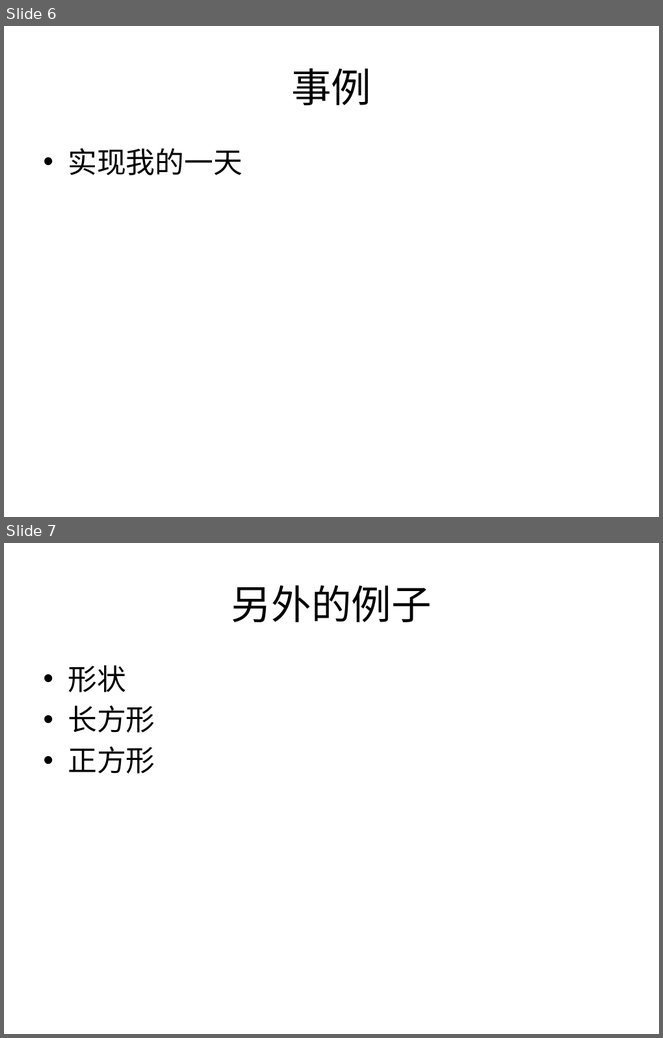
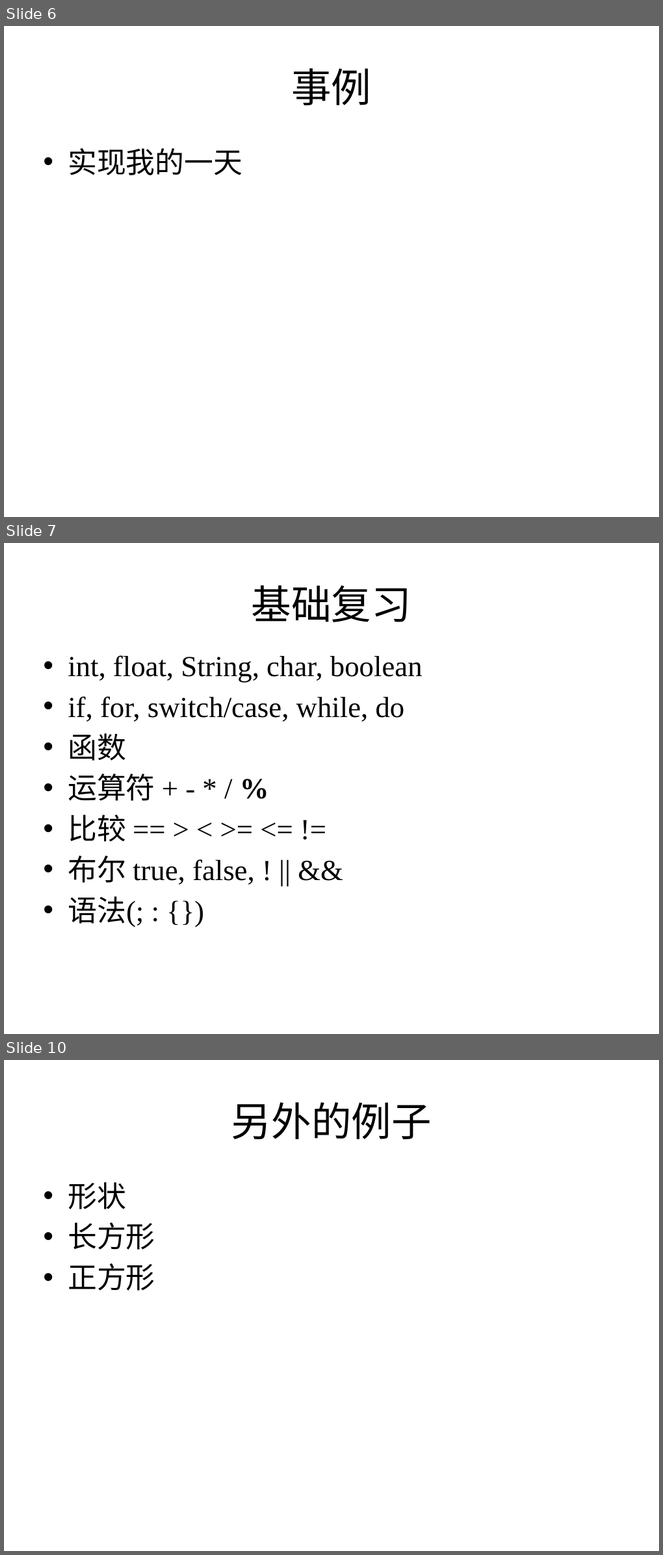
Before and after one commit to zhutao2015/JavaCourse, a slide deck: lesson2/object.pptx. Shown one above the other, each under a label of ours: slides 6 and 7 before the commit, slides 6, 7 and 10 after it; the slides between them are not shown. The pictures are 663x1038 and 663x1555 pixels, drawn with LibreOffice and Linux fonts; fonts in the diff are those of the drawing. Boxes give left, top, right and bottom in pixels: in the first picture for what was removed or moved away, otherwise in the second. Text is boxed around its words. In the diff, an @@ line names an element or a change of style, - is before the commit and + after.

Commit message:
update ppt

```diff
--- a/lesson2/object.pptx
+++ b/lesson2/object.pptx
@@ slide 7 added at (x1=4, y1=543, x2=659, y2=1034), background #FFFFFF @@
@@ title added at (x1=252, y1=585, x2=412, y2=622), 44 pt, text #000000 @@
+基础复习
@@ text added at (x1=68, y1=655, x2=423, y2=928), 32 pt, text #000000 @@
+• int, float, String, char, boolean
+• if, for, switch/case, while, do
+• 函数
+• 运算符 + - * / %
+• 比较 == > < >= <= !=
+• 布尔 true, false, ! || &&
+• 语法(; : {})
@@ what was slide 7 is now slide 10 @@
```
Also in this commit, not shown: 2 other slides added.
